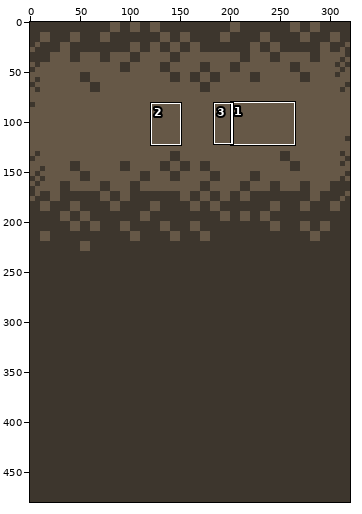
Two states of a sprite sheet, Resources/creditsBackground.png. The picture above shows the old version from afar; the outline marks the close-up.
Close-up. Before the commit:
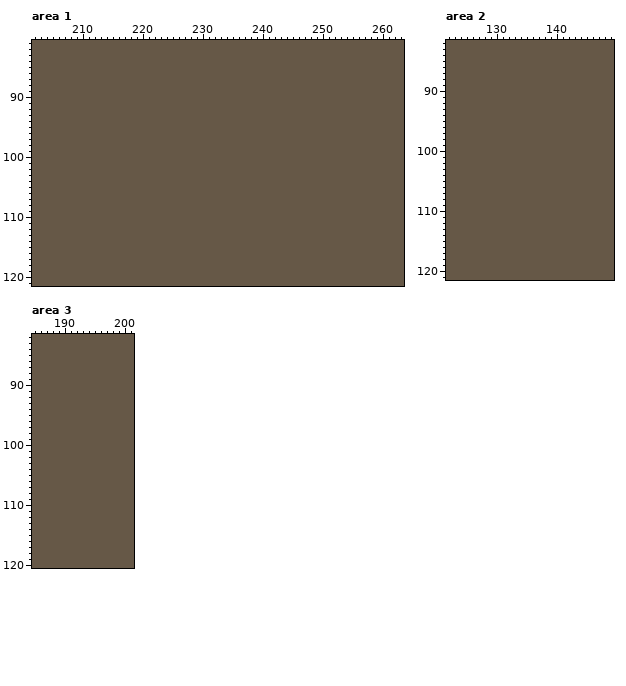
The file is 320x480 pixels. Colours within 5 levels of each other are drawn and written as one. Shown: area 1: x 202..263, y 81..121; area 2: x 122..149, y 82..121; area 3: x 185..201, y 82..120. The commit also changed other parts of the picture, which this record leaves out.
Now the later version:
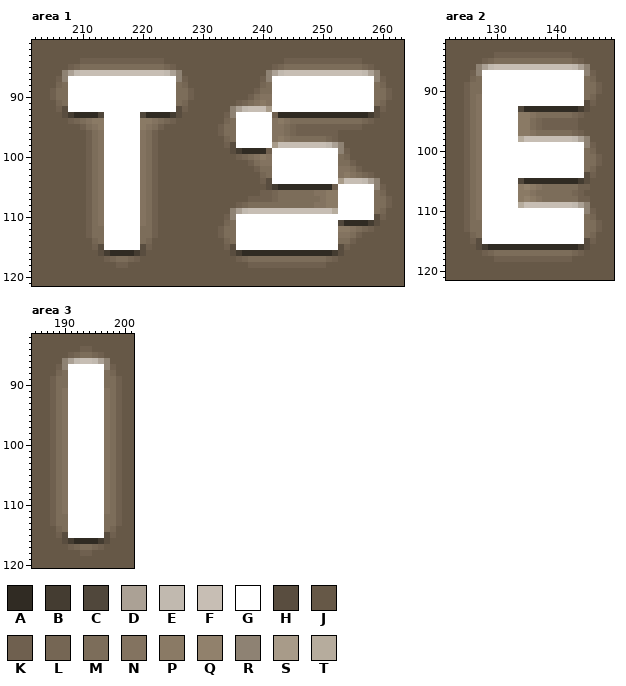
Palette (. is transparent): A #302b23  B #443c31  C #50473b  D #aba195  E #c1b9af  F #c7beb4  G #ffffff  H #594d3f  J #665847  K #6f604f  L #756654  M #7c6d5a  N #837360  P #8a7a65  Q #91816c  R #8e8273  S #a89b89  T #b6ac9d
Changes in this commit:
Changed rows in their new state; - is an unchanged pixel.
Area 1:
first column x 205:
 84 -----KKKKKKKKKKKKKK--------------------KKKKKKKKKKKKK-----
 85 ---KLMMMMMMMMMMMMMMLK----------------KLMMMMMMMMMMMMMLK---
 86 --RDEFFFFFFFFFFFFFFEDR--------------RDEFFFFFFFFFFFFFEDR--
 87 -KRGGGGGGGGGGGGGGGGGGRK------------KRGGGGGGGGGGGGGGGGGRK-
 88 -LMGGGGGGGGGGGGGGGGGGML------------LMGGGGGGGGGGGGGGGGGML-
 89 KMMGGGGGGGGGGGGGGGGGGMMK----------KMMGGGGGGGGGGGGGGGGGMMK
 90 KMMGGGGGGGGGGGGGGGGGGMMK---------KMNNGGGGGGGGGGGGGGGGGMMK
 91 -LMGGGGGGGGGGGGGGGGGGML--------KLMNPNGGGGGGGGGGGGGGGGGML-
 92 -KHGGGGGGGGGGGGGGGGGGHK-------RDEFFFSGGGGGGGGGGGGGGGGGHK-
 93 --HBAAAACGGGGGGCAAAABH-------KRGGGGGGKAAAAAAAAAAAAAAABH--
 94 ---KLMNPPGGGGGGPPNMLK--------LMGGGGGGNPNMMMMMMMMMMMMLK---
 95 -----KMNPGGGGGGPNMK---------KMMGGGGGGNNMLKKKKKKKKKKK-----
 96 ------KMNGGGGGGNMK----------KMMGGGGGGNNMLKKKKKKK---------
 97 ------KMNGGGGGGNMK-----------LMGGGGGGNPNMMMMMMLK---------
 98 ------KMNGGGGGGNMK-----------KHGGGGGGSFFFFFFFFEDR--------
 99 ------KMNGGGGGGNMK------------HBAAAAKGGGGGGGGGGGRK-------
100 ------KMNGGGGGGNMK-------------KLMNPNGGGGGGGGGGGML-------
101 ------KMNGGGGGGNMK---------------KMNNGGGGGGGGGGGMMK------
102 ------KMNGGGGGGNMK----------------KMMGGGGGGGGGGGNNMK-----
103 ------KMNGGGGGGNMK-----------------LMGGGGGGGGGGGNPNMLK---
104 ------KMNGGGGGGNMK-----------------KHGGGGGGGGGGGSFFFEDR--
105 ------KMNGGGGGGNMK------------------HBAAAAAAAAAKGGGGGGRK-
106 ------KMNGGGGGGNMK-----------------KKLMMMMMMNNPPGGGGGGML-
107 ------KMNGGGGGGNMK---------------KKKKLMMMMMMMNPPGGGGGGMMK
108 ------KMNGGGGGGNMK-------------KLMMMMMMMMMMMNNPPGGGGGGMMK
109 ------KMNGGGGGGNMK------------RDEFFFFFFFFFFFFFFTGGGGGGML-
110 ------KMNGGGGGGNMK-----------KRGGGGGGGGGGGGGGGGGGGGGGGHK-
111 ------KMNGGGGGGNMK-----------LMGGGGGGGGGGGGGGGGGCAAAABH--
112 ------KMMGGGGGGMMK----------KMMGGGGGGGGGGGGGGGGGPPNMLK---
113 ------KMMGGGGGGMMK----------KMMGGGGGGGGGGGGGGGGGNNMK-----
114 -------LMGGGGGGML------------LMGGGGGGGGGGGGGGGGGMMK------
115 -------KHGGGGGGHK------------KHGGGGGGGGGGGGGGGGGHK-------
116 --------HBAAAABH--------------HBAAAAAAAAAAAAAAABH--------
117 ---------KLMMLK----------------KLMMMMMMMMMMMMMLK---------
118 -----------KK--------------------KKKKKKKKKKKKK-----------
Area 2:
first column x 125:
 84 -----KKKKKKKKKKKKK-----
 85 ---KLMMMMMMMMMMMMMLK---
 86 --RDEFFFFFFFFFFFFFEDR--
 87 -KRGGGGGGGGGGGGGGGGGRK-
 88 -LMGGGGGGGGGGGGGGGGGML-
 89 KMMGGGGGGGGGGGGGGGGGMMK
 90 KMMGGGGGGGGGGGGGGGGGMMK
 91 KMNGGGGGGGGGGGGGGGGGML-
 92 KMNGGGGGGGGGGGGGGGGGHK-
 93 KMNGGGGGGCAAAAAAAAABH--
 94 KMNGGGGGGPPNMMMMMMLK---
 95 KMNGGGGGGPPMLKKKKKK----
 96 KMNGGGGGGPPMLKKKKKK----
 97 KMNGGGGGGPPNMMMMMMLK---
 98 KMNGGGGGGTFFFFFFFFEDR--
 99 KMNGGGGGGGGGGGGGGGGGRK-
100 KMNGGGGGGGGGGGGGGGGGML-
101 KMNGGGGGGGGGGGGGGGGGMMK
102 KMNGGGGGGGGGGGGGGGGGMMK
103 KMNGGGGGGGGGGGGGGGGGML-
104 KMNGGGGGGGGGGGGGGGGGHK-
105 KMNGGGGGGCAAAAAAAAABH--
106 KMNGGGGGGPQPNMMMMMMKK--
107 KMNGGGGGGPPNMMMMMMLK---
108 KMNGGGGGGPQPNMMMMMMKK--
109 KMNGGGGGGTFFFFFFFFEDR--
110 KMNGGGGGGGGGGGGGGGGGRK-
111 KMNGGGGGGGGGGGGGGGGGML-
112 KMMGGGGGGGGGGGGGGGGGMMK
113 KMMGGGGGGGGGGGGGGGGGMMK
114 -LMGGGGGGGGGGGGGGGGGML-
115 -KHGGGGGGGGGGGGGGGGGHK-
116 --HBAAAAAAAAAAAAAAABH--
117 ---KLMMMMMMMMMMMMMLK---
118 -----KKKKKKKKKKKKK-----
Area 3:
first column x 188:
 84 -----KK-----
 85 ---KLMMLK---
 86 --RDEFFEDR--
 87 -KRGGGGGGRK-
 88 -LMGGGGGGML-
 89 KMMGGGGGGMMK
 90 KMMGGGGGGMMK
 91 KMNGGGGGGNMK
 92 KMNGGGGGGNMK
 93 KMNGGGGGGNMK
 94 KMNGGGGGGNMK
 95 KMNGGGGGGNMK
 96 KMNGGGGGGNMK
 97 KMNGGGGGGNMK
 98 KMNGGGGGGNMK
 99 KMNGGGGGGNMK
100 KMNGGGGGGNMK
101 KMNGGGGGGNMK
102 KMNGGGGGGNMK
103 KMNGGGGGGNMK
104 KMNGGGGGGNMK
105 KMNGGGGGGNMK
106 KMNGGGGGGNMK
107 KMNGGGGGGNMK
108 KMNGGGGGGNMK
109 KMNGGGGGGNMK
110 KMNGGGGGGNMK
111 KMNGGGGGGNMK
112 KMMGGGGGGMMK
113 KMMGGGGGGMMK
114 -LMGGGGGGML-
115 -KHGGGGGGHK-
116 --HBAAAABH--
117 ---KLMMLK---
118 -----KK-----
Changed places in both close-ups, as pixel boxes (x1, y1, x2, y2):
changed: (50, 58, 194, 268)
changed: (218, 58, 392, 268)
changed: (464, 52, 602, 262)
changed: (50, 346, 122, 556)
